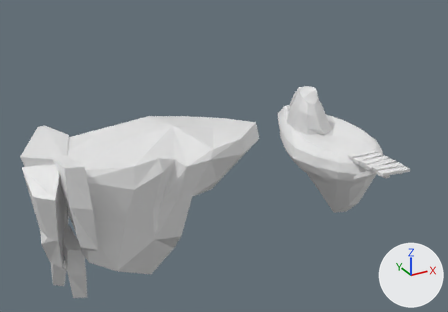
The Blender file mnl_work_files/blender/assets_v1.blend: old version first, new version second.
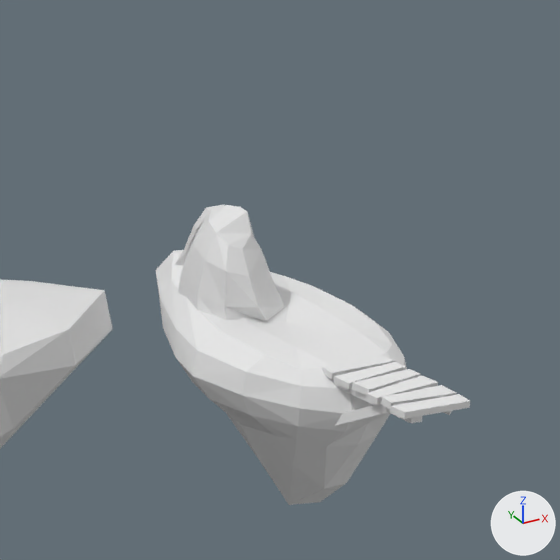
There are two pictures of each version: one whole from a 50 mm lens placed at (-34.8, -40.2, 21.3), pointed at (-10.9, 3.2, -0.4), one close up on the part from 47% to 100% of the width and 0% to 76% of the height. The lights are fixed; the arrows at lower right show +X, +Y and +Z.

Script lines for the objects in view, before the commit:
```python
me_cube_001 = bpy.data.meshes.new('Cube.001')
me_cube_001.from_pydata(...)  # 142 vertices, 131 faces; spans x -3.1..16.8, y -6.0..4.7, z -12.6..3.1
me_cube_002 = bpy.data.meshes.new('Cube.002')
me_cube_002.from_pydata(...)  # 60 vertices, 59 faces; spans x -1.98..2.73, y -2.58..2.58, z -0.25..3.49
me_cube_003 = bpy.data.meshes.new('Cube.003')
me_cube_003.from_pydata(...)  # 80 vertices, 60 faces; spans x -1.32..1.54, y -4.31..1.18, z -2.82..0.11
me_cube_003.materials.append(mat_material)  # white #e7e7e7
ob_cube_001 = bpy.data.objects.new('Cube.001', me_cube_002)
ob_cube_001.location = (-1.5, 4.5, 0.5)
ob_cube_001.rotation_euler = (0.186, -0.106, 0.0487)  # degrees (11, -6.1, 2.8)
ob_cube_002 = bpy.data.objects.new('Cube.002', me_cube_003)
ob_cube_002.location = (-0.51, -2.71, -0.15)
ob_cube_003 = bpy.data.objects.new('Cube.003', me_cube_001)
ob_cube_003.location = (-24.61, 4.5, 0.5)
# also in view: 'Cube' at (-0.2, 2.6, -3.3)
```
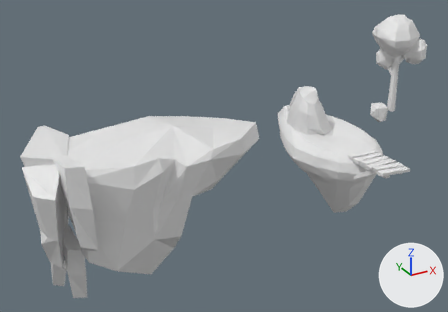
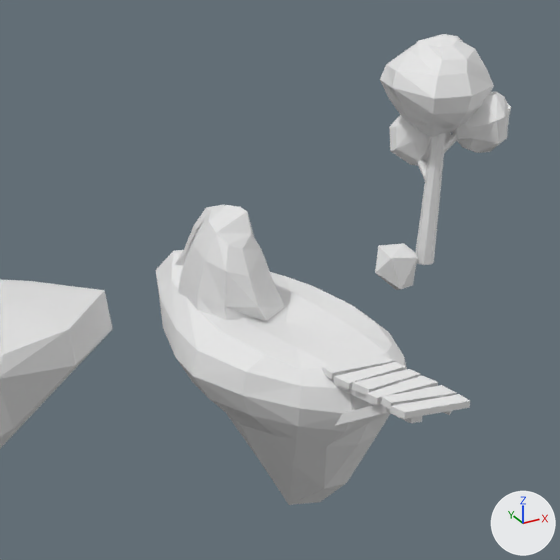
Edits to the scene script, one JSON object a line:
```json
{"op": "add", "block": "me_cylinder_001", "code": ["me_cylinder_001 = bpy.data.meshes.new('Cylinder.001')", "me_cylinder_001.from_pydata(...)  # 48 vertices, 29 faces; spans x -0.46..1.41, y -0.63..1.49, z -0.49..5.75"]}
{"op": "add", "block": "me_sphere", "code": ["me_sphere = bpy.data.meshes.new('Sphere')", "me_sphere.from_pydata(...)  # 58 vertices, 64 faces; spans x -2.28..2.43, y -1.98..2.13, z -2.2..1.92"]}
{"op": "add", "block": "me_sphere_001", "code": ["me_sphere_001 = bpy.data.meshes.new('Sphere.001')", "me_sphere_001.from_pydata(...)  # 58 vertices, 64 faces; spans x -1.15..1.36, y -1.19..1.37, z -1.27..1.33"]}
{"op": "add", "block": "me_icosphere_001", "code": ["me_icosphere_001 = bpy.data.meshes.new('Icosphere.001')", "me_icosphere_001.from_pydata(...)  # 12 vertices, 20 faces; spans x -1.44..0.88, y -1.21..0.84, z -1.5..0.65"]}
{"op": "add", "block": "ob_cylinder", "code": ["ob_cylinder = bpy.data.objects.new('Cylinder', me_cylinder_001)", "ob_cylinder.location = (9.32, 4.5, 0.5)"]}
{"op": "add", "block": "ob_sphere", "code": ["ob_sphere = bpy.data.objects.new('Sphere', me_sphere)", "ob_sphere.location = (8.99, 4.5, 7.73)"]}
{"op": "add", "block": "ob_sphere_001", "code": ["ob_sphere_001 = bpy.data.objects.new('Sphere.001', me_sphere_001)", "ob_sphere_001.location = (10.77, 3.84, 6.07)", "ob_sphere_001.rotation_euler = (0.0, 0.0, -0.926)  # degrees (0, 0, -53)"]}
{"op": "add", "block": "ob_sphere_002", "code": ["ob_sphere_002 = bpy.data.objects.new('Sphere.002', me_sphere_001.copy())", "ob_sphere_002.location = (9.71, 5.93, 5.19)", "ob_sphere_002.rotation_euler = (0.0, 0.0, -2.501)  # degrees (0, 0, -143)"]}
{"op": "add", "block": "ob_icosphere", "code": ["ob_icosphere = bpy.data.objects.new('Icosphere', me_icosphere_001)", "ob_icosphere.location = (7.85, 4.5, 0.5)"]}
```

Boxes (x1, y1, x2, y2) around the edits, measured in the close-ups (560 x 560 px):
```json
{"object": "Sphere", "change": "added", "after": [380, 34, 494, 137]}
{"object": "Cylinder", "change": "added", "after": [415, 133, 459, 265]}
{"object": "Sphere.001", "change": "added", "after": [451, 91, 511, 153]}
{"object": "Icosphere", "change": "added", "after": [375, 243, 418, 290]}
{"object": "Sphere.002", "change": "added", "after": [389, 115, 451, 165]}
```
